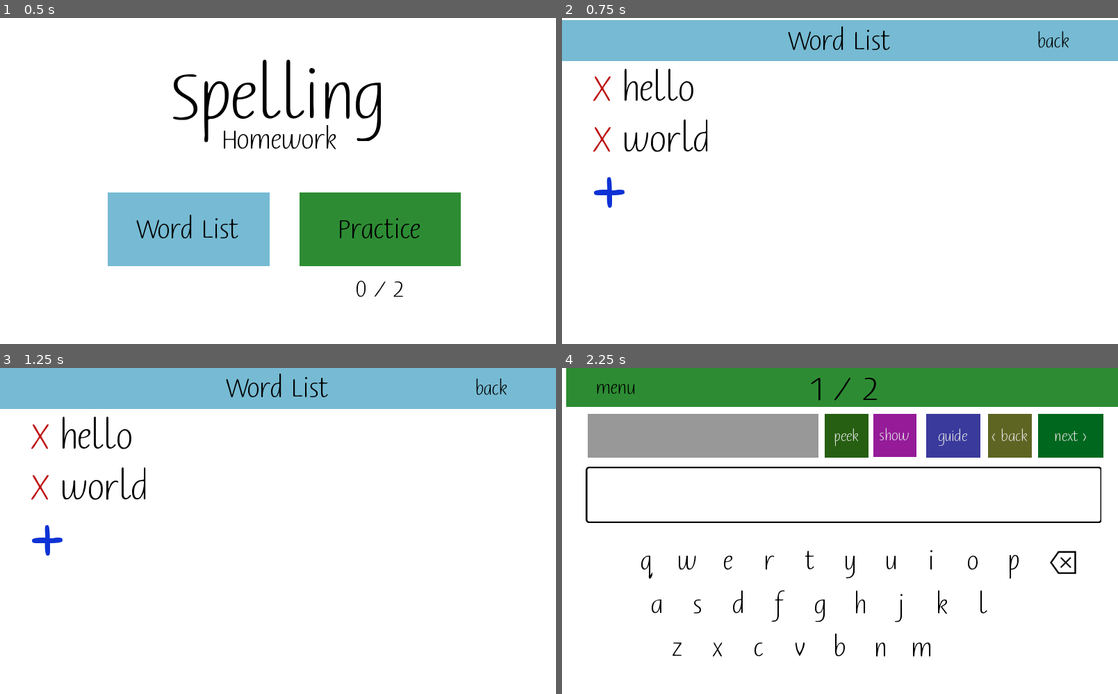
Above: before the commit, frames 1-4 (two rows, left to right).
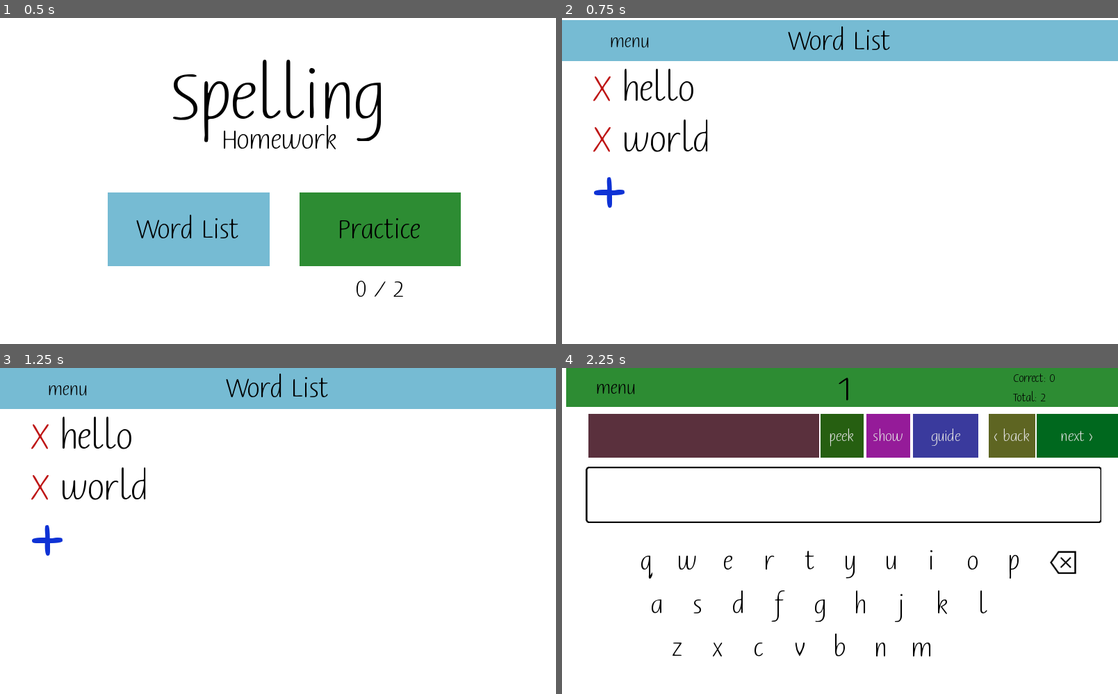
Above: after the commit, the same moments.

Repository: suzenapp/spelling
Game: Godot game, scene res://scenes/Main.tscn
Two runs of this game, one before a commit and one after it. Both use one fixed random seed, a clock stepped at 60 frames per second and the inputs below.
Inputs:
- Up to frame 1 (0.5 s): no input
- Up to frame 2 (0.75 s): click "Word List" at 0.5 s
- Up to frame 3 (1.25 s): no input
- Up to frame 4 (2.25 s): click "back" (after the commit: "menu") at 1.25 s; click "Practice" at 2 s

Frame 1 is identical in both runs. In frame 2, 0.2% of the frame differs, in the area x 8-92%, y 4-10%; in frame 3, 0.2%; in frame 4, 7.6%, in the area x 4-100%, y 1-28%.

Commit message:
Added check. Titied practice page.

Diff:
--- a/game/scenes/PracticePage.gd
+++ b/game/scenes/PracticePage.gd
@@ -21,13 +21,12 @@
 
 
 func _on_KeyboardNode_key_tapped(key):
+	var current = Global.get_current()
+	var newText = "%s%s" % [$InputBox.text, key]
+	var subExpt = current.substr(0, newText.length())
+	if current == newText:
+		_spak_up()
 	if _guiding:
-		var current = Global.get_current()
-		var newText = "%s%s" % [$InputBox.text, key]
-		var subExpt = current.substr(0, newText.length())
-		if current == newText:
-			Input.vibrate_handheld()
-			_spak_up()
 		if newText == subExpt:
 			$InputBox.text += key
 			Global.set_current_input($InputBox.text)
@@ -37,6 +36,7 @@
 		if $InputBox.text.length() < 22:
 			$InputBox.text += key
 			Global.set_current_input($InputBox.text)
+	_update_hud()
 
 
 func _on_PeekBox_pressed():
@@ -59,6 +59,7 @@
 	if $InputBox.text.length() > 0:
 		$InputBox.text = $InputBox.text.substr(0, $InputBox.text.length() - 1)
 		Global.set_current_input($InputBox.text)
+	_update_hud()
 
 
 func _on_KeyboardNode_key_left():
@@ -72,8 +73,15 @@
 func _update_hud():
 	if _showing:
 		$PeekBox.text = Global.get_current()
-	$Hud.text = "%d / %d" % [(Global.get_current_index()  + 1), Global.words_size()]
+	#$Hud.text = "%d / %d" % [(Global.get_current_index()  + 1), Global.words_size()]
+	$Hud.text = "%d" % [(Global.get_current_index()  + 1)]
+	$Hud1.text = "Correct: %d" % [Global.get_correct_count()]
+	$Hud2.text = "Total: %d" % [Global.words_size()]
 	$InputBox.text = Global.get_current_input()
+	if Global.get_current() == $InputBox.text:
+		$Check.visible = true
+	else:
+		$Check.visible = false
 
 
 func _on_PeekButton_pressed():
@@ -123,8 +131,8 @@
 	else:
 		_guiding = true
 		$GuideButton.text = "no guide"
-		$InputBox.text = ""
-		Global.set_current_input($InputBox.text)
+		#$InputBox.text = ""
+		#Global.set_current_input($InputBox.text)
 
 
 
--- a/game/scenes/PracticePage.tscn
+++ b/game/scenes/PracticePage.tscn
@@ -6,6 +6,7 @@
 [ext_resource path="res://fonts/font-large.tres" type="DynamicFont" id=4]
 [ext_resource path="res://scenes/KeyboardNode.tscn" type="PackedScene" id=5]
 [ext_resource path="res://fonts/BernerBasisschrift1_mod.ttf" type="DynamicFontData" id=6]
+[ext_resource path="res://img/check_green.png" type="Texture" id=7]
 
 [sub_resource type="StyleBoxFlat" id=1]
 content_margin_left = 10.0
@@ -34,6 +35,7 @@
 
 [sub_resource type="StyleBoxFlat" id=5]
 content_margin_left = 10.0
+bg_color = Color( 0.356863, 0.192157, 0.243137, 1 )
 
 [sub_resource type="DynamicFont" id=6]
 size = 65
@@ -41,6 +43,10 @@
 
 [sub_resource type="DynamicFont" id=7]
 size = 75
+font_data = ExtResource( 6 )
+
+[sub_resource type="DynamicFont" id=28]
+size = 25
 font_data = ExtResource( 6 )
 
 [sub_resource type="StyleBoxFlat" id=12]
@@ -213,9 +219,9 @@
 }
 
 [node name="PeekBox" type="Button" parent="."]
-margin_left = 40.0
-margin_top = 85.0
-margin_right = 465.0
+margin_left = 41.0
+margin_top = 85.0
+margin_right = 466.0
 margin_bottom = 165.0
 custom_styles/hover = SubResource( 5 )
 custom_styles/pressed = SubResource( 5 )
@@ -239,17 +245,42 @@
 margin_bottom = 74.0
 custom_fonts/font = SubResource( 7 )
 custom_colors/font_color = Color( 0, 0, 0, 1 )
-text = "1/1"
+text = "1"
 align = 1
 valign = 1
 __meta__ = {
 "_edit_use_anchors_": false
 }
 
+[node name="Hud1" type="Label" parent="."]
+margin_left = 824.0
+margin_right = 1024.0
+margin_bottom = 36.0
+custom_fonts/font = SubResource( 28 )
+custom_colors/font_color = Color( 0, 0, 0, 1 )
+text = "Correct:"
+valign = 1
+__meta__ = {
+"_edit_use_anchors_": false
+}
+
+[node name="Hud2" type="Label" parent="."]
+margin_left = 824.0
+margin_top = 36.0
+margin_right = 1024.0
+margin_bottom = 72.0
+custom_fonts/font = SubResource( 28 )
+custom_colors/font_color = Color( 0, 0, 0, 1 )
+text = "Total:"
+valign = 1
+__meta__ = {
+"_edit_use_anchors_": false
+}
+
 [node name="PeekButton" type="Button" parent="."]
-margin_left = 477.0
-margin_top = 85.0
-margin_right = 557.0
+margin_left = 469.0
+margin_top = 85.0
+margin_right = 549.0
 margin_bottom = 165.0
 custom_styles/hover = SubResource( 12 )
 custom_styles/pressed = SubResource( 13 )
@@ -263,9 +294,9 @@
 }
 
 [node name="NextButton" type="Button" parent="."]
-margin_left = 870.0
-margin_top = 85.0
-margin_right = 990.0
+margin_left = 867.0
+margin_top = 85.0
+margin_right = 1017.0
 margin_bottom = 165.0
 custom_styles/hover = SubResource( 20 )
 custom_styles/pressed = SubResource( 21 )
@@ -279,10 +310,10 @@
 }
 
 [node name="ShowButton" type="Button" parent="."]
-margin_left = 566.0
-margin_top = 84.0
-margin_right = 646.0
-margin_bottom = 164.0
+margin_left = 554.0
+margin_top = 85.0
+margin_right = 634.0
+margin_bottom = 165.0
 custom_styles/hover = SubResource( 22 )
 custom_styles/pressed = SubResource( 23 )
 custom_styles/focus = SubResource( 22 )
@@ -295,9 +326,9 @@
 }
 
 [node name="PrevButton" type="Button" parent="."]
-margin_left = 778.0
-margin_top = 85.0
-margin_right = 858.0
+margin_left = 779.0
+margin_top = 85.0
+margin_right = 864.0
 margin_bottom = 165.0
 custom_styles/hover = SubResource( 24 )
 custom_styles/pressed = SubResource( 25 )
@@ -311,9 +342,9 @@
 }
 
 [node name="GuideButton" type="Button" parent="."]
-margin_left = 663.0
-margin_top = 85.0
-margin_right = 763.0
+margin_left = 639.0
+margin_top = 85.0
+margin_right = 759.0
 margin_bottom = 165.0
 custom_styles/hover = SubResource( 26 )
 custom_styles/pressed = SubResource( 27 )
@@ -325,6 +356,11 @@
 __meta__ = {
 "_edit_use_anchors_": false
 }
+
+[node name="Check" type="Sprite" parent="."]
+visible = false
+position = Vector2( 933, 233 )
+texture = ExtResource( 7 )
 
 [node name="Spaks" type="Node2D" parent="."]
 position = Vector2( 512, 230 )
--- a/game/scenes/WordListPage.tscn
+++ b/game/scenes/WordListPage.tscn
@@ -57,15 +57,16 @@
 }
 
 [node name="BackButton" type="Button" parent="."]
-margin_left = 786.0
-margin_right = 1024.0
-margin_bottom = 75.0
+margin_left = 5.0
+margin_top = 1.0
+margin_right = 243.0
+margin_bottom = 76.0
 custom_fonts/font = ExtResource( 1 )
 custom_colors/font_color_disabled = Color( 0, 0, 0, 1 )
 custom_colors/font_color = Color( 0, 0, 0, 1 )
 custom_colors/font_color_hover = Color( 0, 0, 0, 1 )
 custom_colors/font_color_pressed = Color( 0, 0, 0, 1 )
-text = "back"
+text = "menu"
 flat = true
 __meta__ = {
 "_edit_use_anchors_": false
Binary file added: game/img/check_green.png
Not shown, added: game/img/check_green.png.import
Not shown: 1 places in game/scenes/PracticePage.tscn that only renumber resources
Not shown, added: .gitignore
Not shown, added: arts/Game_icons.sketch
Not shown, added: drop/img/check_green.png
